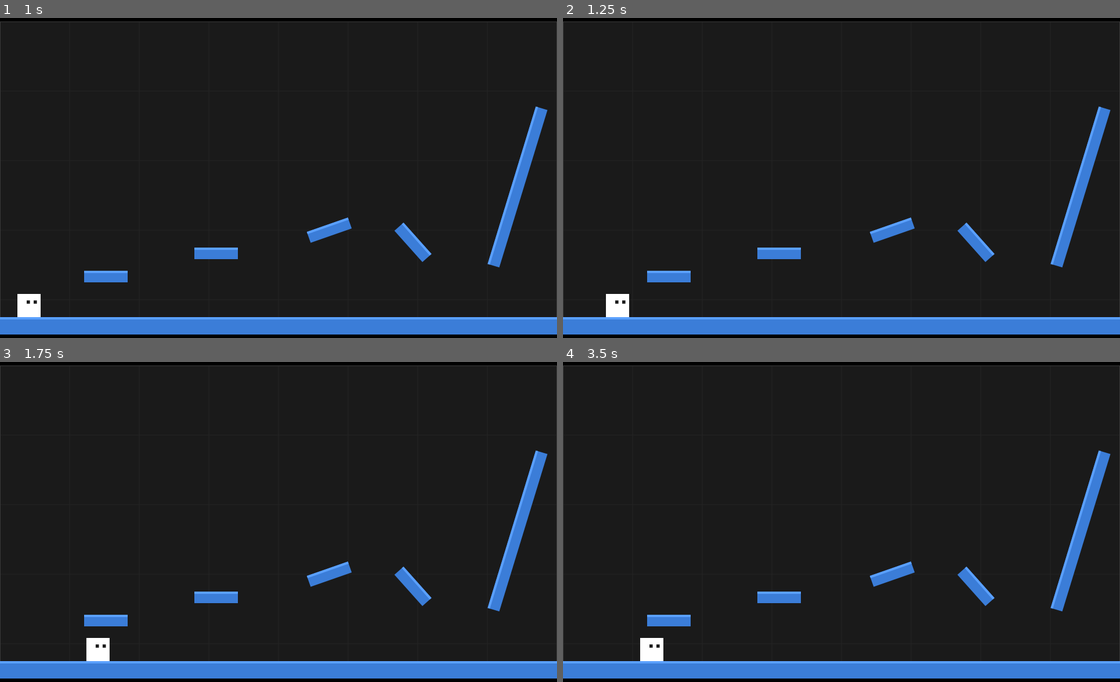
Above: before the commit, frames 1-4 (two rows, left to right).
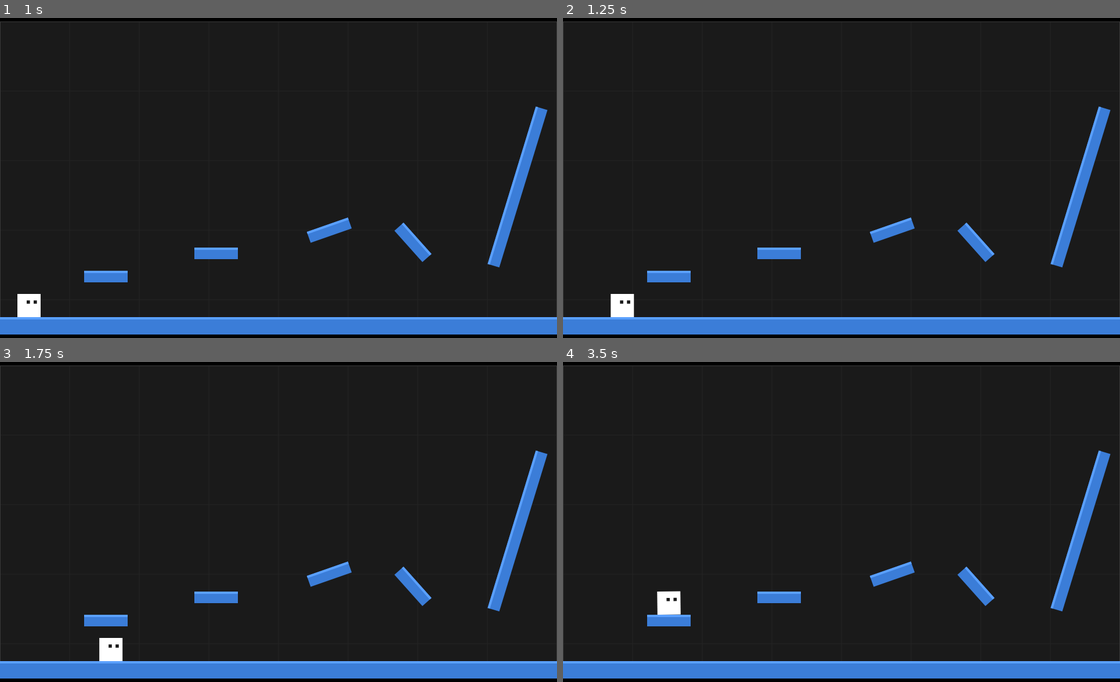
Above: after the commit, the same moments.

Repository: oleg-ryzhov/game-off-2026-shift
Game: browser game, page index.html
Same seed, same stepped clock (60 frames per second), same inputs: the game is played once before the commit and once after it.
Inputs:
- Up to frame 1 (1 s): no input
- Up to frame 2 (1.25 s): hold Right from 1.03 s (still down)
- Up to frame 3 (1.75 s): release Right at 1.53 s; hold Down from 1.58 s (still down)
- Up to frame 4 (3.5 s): release Down at 1.85 s; hold Left 1.9-2.47 s; hold Up 2.52-2.82 s; tap Space at 2.52 s; hold Right from 2.87 s (still down)

Frame 1 is identical in both runs. In frame 2, 0.2% of the frame differs, in the area x 7-13%, y 86-94%; in frame 3, 0.4%; in frame 4, 0.6%, in the area x 13-22%, y 71-94%.

Commit message:
Adjust physics constants and tipping mechanics
Updated movement and jump parameters for better gameplay dynamics. Enhanced tipping mechanics for platforms.

Diff:
--- a/game.js
+++ b/game.js
@@ -12,13 +12,13 @@
 // ====== PHYSICS CONSTANTS ======
 const GRAVITY = 0.9;
 const MAX_FALL_SPEED = 40;
-const MOVE_SPEED = 8;
-const JUMP_HEIGHT = 222;
+const MOVE_SPEED = 9.5;
+const JUMP_HEIGHT = 260;
 const JUMP_VELOCITY = Math.sqrt(2 * GRAVITY * JUMP_HEIGHT);
 
 const SLOPE_STATIC_ANGLE = 22;
 const SLOPE_STEEP_ANGLE  = 60;
-const SLOPE_SLIDE_ACCEL  = 2.0;
+const SLOPE_SLIDE_ACCEL  = 2.5;
 const SLOPE_EJECT_SPEED  = 4;
 const SLOPE_MAX_SPEED    = 13;
 
@@ -78,6 +78,10 @@
         this.currentSlopeAngle    = 0;
         this.currentSlopeNormalX  = 0;
         this.currentSlopeNormalY  = -1;
+
+        this.currentPlatform = null;
+        this.tipVel = 0;
+        this.isTipping = false;
     }
 
     update() {
@@ -99,6 +103,8 @@
             this.onSlope  = false;
             this.slopeCoyote = 0;
             this.targetTilt = 0;
+            this.isTipping = false;
+            this.tipVel = 0;
         }
 
         this.velY = Math.min(this.velY + GRAVITY, MAX_FALL_SPEED);
@@ -134,6 +140,7 @@
 
         this.onGround = false;
         this.onSlope  = false;
+        this.currentPlatform = null;
         this.y += this.velY;
         this.collide(1);
 
@@ -145,8 +152,48 @@
             this.slopeCoyote--;
         }
 
-        const tiltFactor = this.onSlope ? 0.18 : 0.15;
-        this.tilt += (this.targetTilt - this.tilt) * tiltFactor;
+        if (this.onGround && this.currentPlatform) {
+            const p = this.currentPlatform;
+            const cx = this.x + this.width / 2;
+            const cy = this.y + this.height;
+
+            const bx = p.x + p.width / 2;
+            const by = p.y + p.height / 2;
+            const rad = p.rotation * Math.PI / 180;
+            const cos = Math.cos(rad), sin = Math.sin(rad);
+            const dx = cx - bx;
+            const dy = cy - by;
+            const localX = dx * cos + dy * sin;
+
+            let overhang = 0;
+            if (localX > p.width / 2) overhang = localX - p.width / 2;
+            else if (localX < -p.width / 2) overhang = -p.width / 2 - localX;
+
+            if (overhang > 2) {
+                const tdir = localX > 0 ? 1 : -1;
+                this.tipVel += tdir * overhang * 0.002;
+                this.tipVel = clamp(this.tipVel, -0.3, 0.3);
+                this.isTipping = true;
+            } else {
+                this.tipVel *= 0.85;
+                if (Math.abs(this.tipVel) < 0.01) this.isTipping = false;
+            }
+
+            if (this.isTipping) {
+                this.tilt += this.tipVel;
+                if (Math.abs(this.tilt) > 60) {
+                    this.onGround = false;
+                    this.onSlope = false;
+                    this.isTipping = false;
+                }
+            } else {
+                this.tilt += (this.targetTilt - this.tilt) * (this.onSlope ? 0.18 : 0.15);
+            }
+        } else {
+            this.tipVel *= 0.95;
+            this.isTipping = false;
+            this.tilt += (this.targetTilt - this.tilt) * 0.15;
+        }
 
         this.x = clamp(this.x, 0, WORLD_WIDTH  - this.width);
         this.y = clamp(this.y, 0, WORLD_HEIGHT - this.height);
@@ -165,6 +212,7 @@
                 if (this.velY > 0) {
                     this.y = p.y - this.height;
                     this.onGround = true;
+                    this.currentPlatform = p;
                 } else if (this.velY < 0) {
                     this.y = p.y + p.height;
                 }
@@ -204,12 +252,15 @@
                 if (angleDeg < SLOPE_STEEP_ANGLE) {
                     this.onGround = true;
                     this.onSlope  = true;
+                    this.currentPlatform = p;
                     this.currentSlopeAngle   = angleDeg;
                     this.currentSlopeNormalX = nx;
                     this.currentSlopeNormalY = ny;
 
-                    const slopeSign = nx > 0 ? 1 : -1;
-                    this.targetTilt = slopeSign * angleDeg;
+                    if (!this.isTipping) {
+                        const slopeSign = nx > 0 ? 1 : -1;
+                        this.targetTilt = slopeSign * angleDeg;
+                    }
                 } else {
                     const slideDir = nx > 0 ? 1 : -1;
                     this.velX += slideDir * SLOPE_EJECT_SPEED;
@@ -224,6 +275,7 @@
 
     draw(ctx) {
         let pivotX = this.x + this.width / 2;
+
         if (this.onSlope || this.slopeCoyote > 0) {
             if (this.currentSlopeNormalX < 0) {
                 pivotX = this.x + this.width;
@@ -231,6 +283,12 @@
                 pivotX = this.x;
             }
         }
+
+        if (this.isTipping) {
+            if (this.tipVel > 0) pivotX = this.x + this.width;
+            else if (this.tipVel < 0) pivotX = this.x;
+        }
+
         const pivotY = this.y + this.height;
 
         ctx.save();
